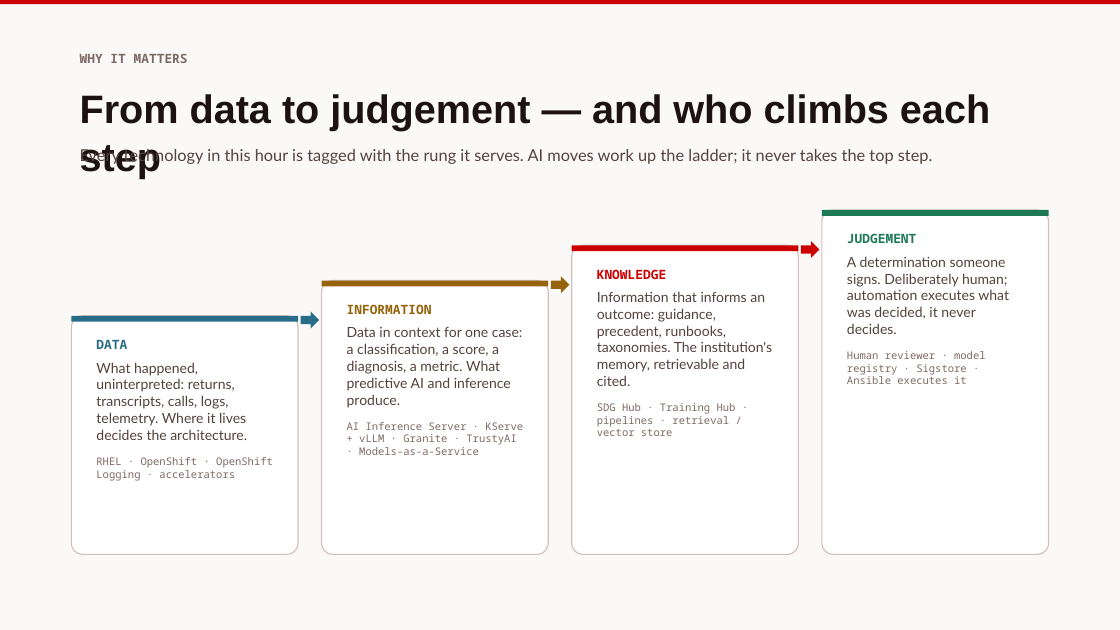
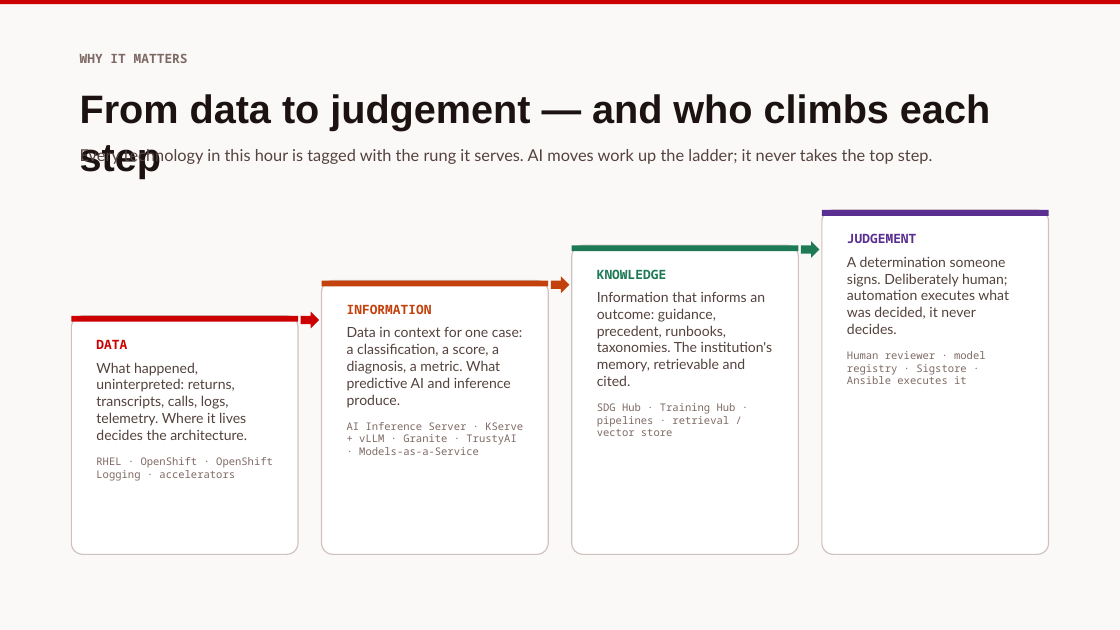
Before and after one commit to nommsweyMX/redhat-ai-tax-labs, a slide deck: slide 2 of slides/exports/redhat-ai-tax-administration.pptx. Drawn at 1120x630 pixels with LibreOffice and Linux fonts; fonts in the diff are those of the drawing. Boxes give left, top, right and bottom in pixels: in the first picture for what was removed or moved away, otherwise in the second. Text is boxed around its words. In the diff, an @@ line names an element or a change of style, - is before the commit and + after.

```diff
--- a/slides/exports/redhat-ai-tax-administration.pptx
+++ b/slides/exports/redhat-ai-tax-administration.pptx
@@ rectangle at [822, 210, 1049, 216]: fill #1E7A55 to #5B2E91 @@
@@ text at [847, 233, 916, 243]: text colour #1E7A55 to #5B2E91 in "JUDGEMENT" @@
@@ rectangle at [572, 245, 799, 251]: fill #CC0000 to #1E7A55 @@
@@ text at [597, 269, 666, 279]: text colour #CC0000 to #1E7A55 in "KNOWLEDGE" @@
@@ right arrow at [801, 241, 819, 258]: fill #CC0000 to #1E7A55 @@
@@ rectangle at [322, 281, 549, 287]: fill #96620A to #C2410C @@
@@ right arrow at [551, 276, 570, 293]: fill #96620A to #C2410C @@
@@ rectangle at [71, 316, 298, 322]: fill #286C88 to #CC0000 @@
@@ right arrow at [301, 312, 319, 329]: fill #286C88 to #CC0000 @@
@@ text at [347, 304, 432, 314]: text colour #96620A to #C2410C in "INFORMATION" @@
@@ text at [96, 339, 127, 349]: text colour #286C88 to #CC0000 in "DATA" @@
```
Also in this commit, not shown: 9 other files.
